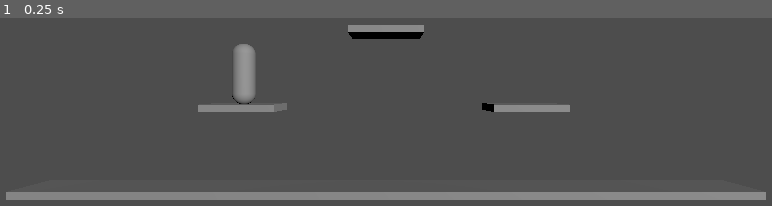
Above: before the commit, frame 1.
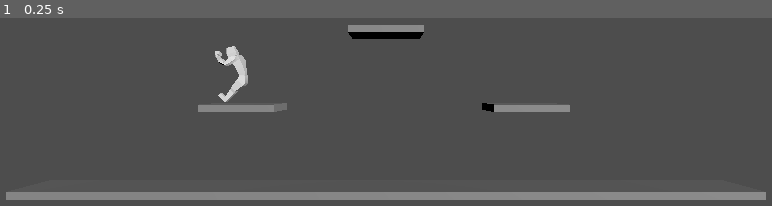
Above: after the commit, the same moment.

Repository: Dethcrvsh/mortal-democracy
Game: Godot game, scene res://scenes/main.tscn
Two runs of this game, one before a commit and one after it. Both use one fixed random seed, a clock stepped at 60 frames per second and the inputs below.
Inputs:
- Up to frame 1 (0.25 s): no input

The runs differ from the first frame. In frame 1, 1.0% of the frame differs, in the area x 27-34%, y 13-46%.

Commit message:
working on adding modells

Diff:
--- a/scenes/Map1.tscn
+++ b/scenes/Map1.tscn
@@ -24,4 +24,4 @@
 transform = Transform3D(1, 0, 0, 0, 1, 0, 0, 0, 1, -1.97586, 3.80287, 0)
 
 [node name="DirectionalLight3D" type="DirectionalLight3D" parent="."]
-transform = Transform3D(0.140819, -0.0957629, 0.104879, 0.0768023, 0.175583, 0.0572008, -0.119463, 7.12058e-09, 0.160401, 0, 0, 0)
+transform = Transform3D(0.704095, -0.478814, 0.524392, 0.384011, 0.877916, 0.286003, -0.597315, -8.64267e-07, 0.802007, 0, 0, 0)
--- a/scenes/player.tscn
+++ b/scenes/player.tscn
@@ -1,10 +1,7 @@
 [gd_scene load_steps=4 format=3 uid="uid://dmv20yirqb5xr"]
 
 [ext_resource type="Script" path="res://scripts/player.gd" id="1_i58mw"]
-
-[sub_resource type="CapsuleMesh" id="CapsuleMesh_wf37l"]
-radius = 0.3
-height = 1.7
+[ext_resource type="PackedScene" uid="uid://dmxba03pv01kl" path="res://Assets/Models/placeholder_person_run.glb" id="2_1xlap"]
 
 [sub_resource type="ConvexPolygonShape3D" id="ConvexPolygonShape3D_5sthw"]
 points = PackedVector3Array(0.261681, 0.680906, 0.0598727, -0.288505, -0.595199, -0.0651786, -0.289798, -0.597897, 0.05 …(932 unchanged characters)…
@@ -14,8 +11,8 @@
 axis_lock_angular_z = true
 script = ExtResource("1_i58mw")
 
-[node name="TempMesh" type="MeshInstance3D" parent="."]
-mesh = SubResource("CapsuleMesh_wf37l")
-
 [node name="CollisionShape3D" type="CollisionShape3D" parent="."]
 shape = SubResource("ConvexPolygonShape3D_5sthw")
+
+[node name="placeholder_person_run" parent="." instance=ExtResource("2_1xlap")]
+transform = Transform3D(-8.74228e-09, 0, 0.2, 0, 0.2, 0, -0.2, 0, -8.74228e-09, 0, -0.4, 0)
--- a/scripts/player.gd
+++ b/scripts/player.gd
@@ -7,7 +7,6 @@
 
 # Get the gravity from the project settings to be synced with RigidBody nodes.
 var gravity = ProjectSettings.get_setting("physics/3d/default_gravity")
-
 
 func _physics_process(delta):
 	# Add the gravity.
Not shown, added: Assets/Models/placeholder_person_run.glb.import
